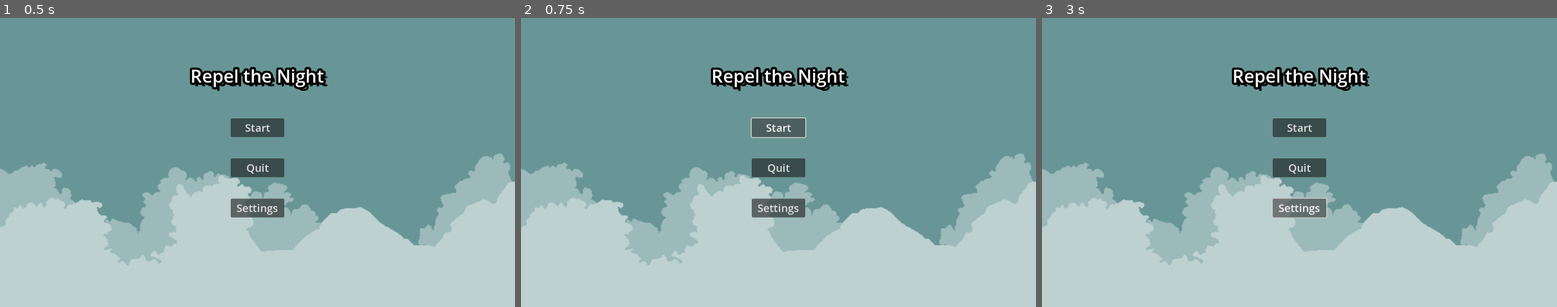
Above: before the commit, frames 1-3 (left to right).
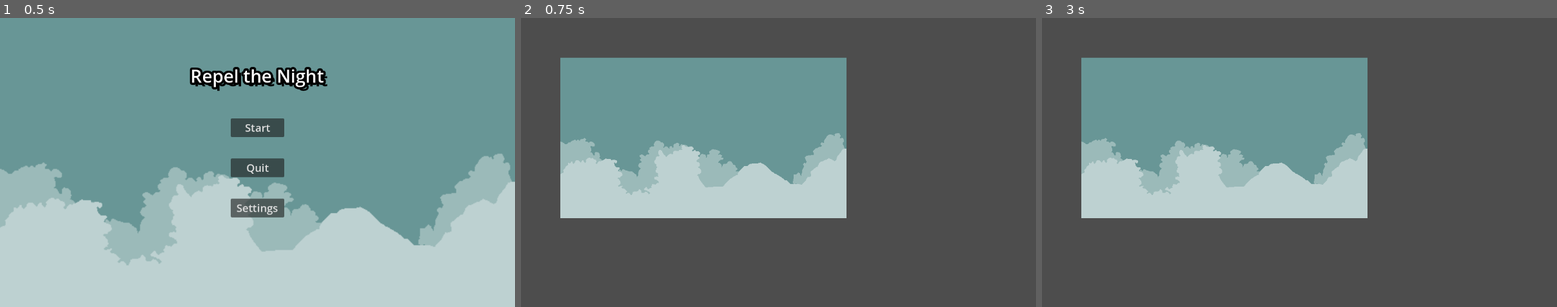
Above: after the commit, the same moments.

Repository: Netizen-Sys10/repel-the-night
Game: Godot game, scene res://MainMenu/main_menu.tscn
Same seed, same stepped clock (60 frames per second), same inputs: the game is played once before the commit and once after it.
Inputs (mouse positions are in pixels of both pictures, inside the frame that each line leads up to):
- Up to frame 1 (0.5 s): no input
- Up to frame 2 (0.75 s): click "Start" at 0.5 s
- Up to frame 3 (3 s): click (1299, 127) at 1.25 s, where only the run before the commit has a clickable "Start"; click (1299, 127) at 2 s, where only the run before the commit has a clickable "Start"; click (1299, 208) at 2.75 s, where only the run before the commit has a clickable "Settings"

Frame 1 is identical in both runs. In frame 2, 81% of the frame differs, in the area x 0-100%, y 0-100%; in frame 3, 81%.

Commit message:
created simple main menu

Diff:
--- a/MainMenu/main_menu.gd
+++ b/MainMenu/main_menu.gd
@@ -4,12 +4,19 @@
 @onready var start_button = $MarginContainer/HBoxContainer/VBoxContainer/StartButton as Button
 @onready var exit_button = $MarginContainer/HBoxContainer/VBoxContainer/ExitButton as Button
 @onready var settings_button = $MarginContainer/HBoxContainer/VBoxContainer/SettingsButton as Button
-@export var start_level = preload("res://MainMenu/main_menu.tscn")
+@export var start_level = preload("res://game.tscn") as PackedScene
 
 # Called when the node enters the scene tree for the first time.
 func _ready():
-	pass # Replace with function body.
+	start_button.button_down.connect(on_start_pressed)
+	exit_button.button_down.connect(on_exit_pressed)
 
+
+func on_start_pressed() -> void:
+	get_tree().change_scene_to_packed(start_level)
+
+func on_exit_pressed() -> void:
+	get_tree().quit()
 
 # Called every frame. 'delta' is the elapsed time since the previous frame.
 func _process(delta):
--- /dev/null
+++ b/game.tscn
@@ -0,0 +1,9 @@
+[gd_scene load_steps=2 format=3 uid="uid://c3lxx6ljbivfl"]
+
+[ext_resource type="Texture2D" uid="uid://bfgndd2dnf8ui" path="res://MainMenu/Backgound.png" id="1_rrx8i"]
+
+[node name="Game" type="Node2D"]
+
+[node name="Backgound" type="Sprite2D" parent="."]
+position = Vector2(408, 269)
+texture = ExtResource("1_rrx8i")
